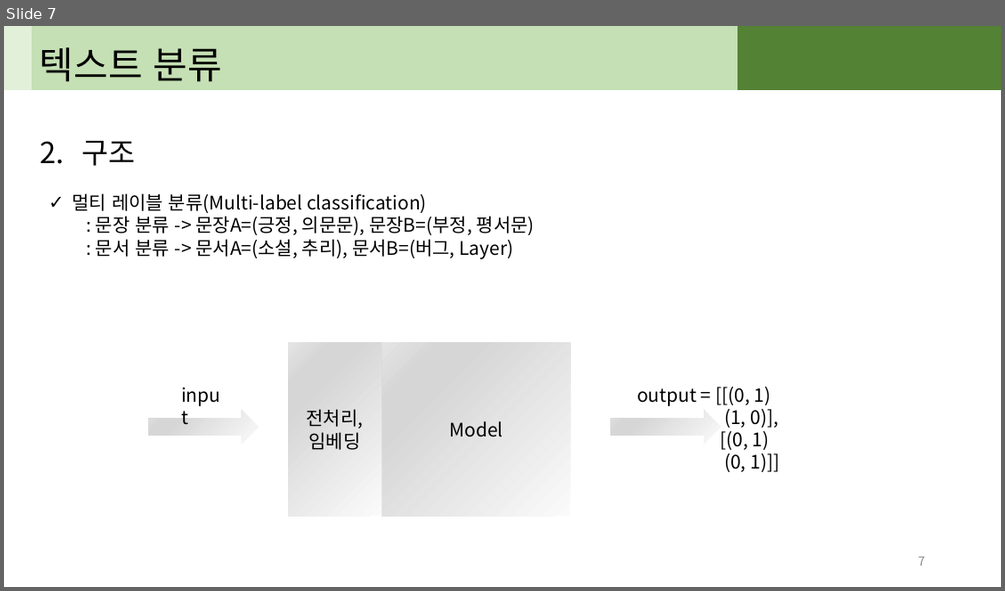
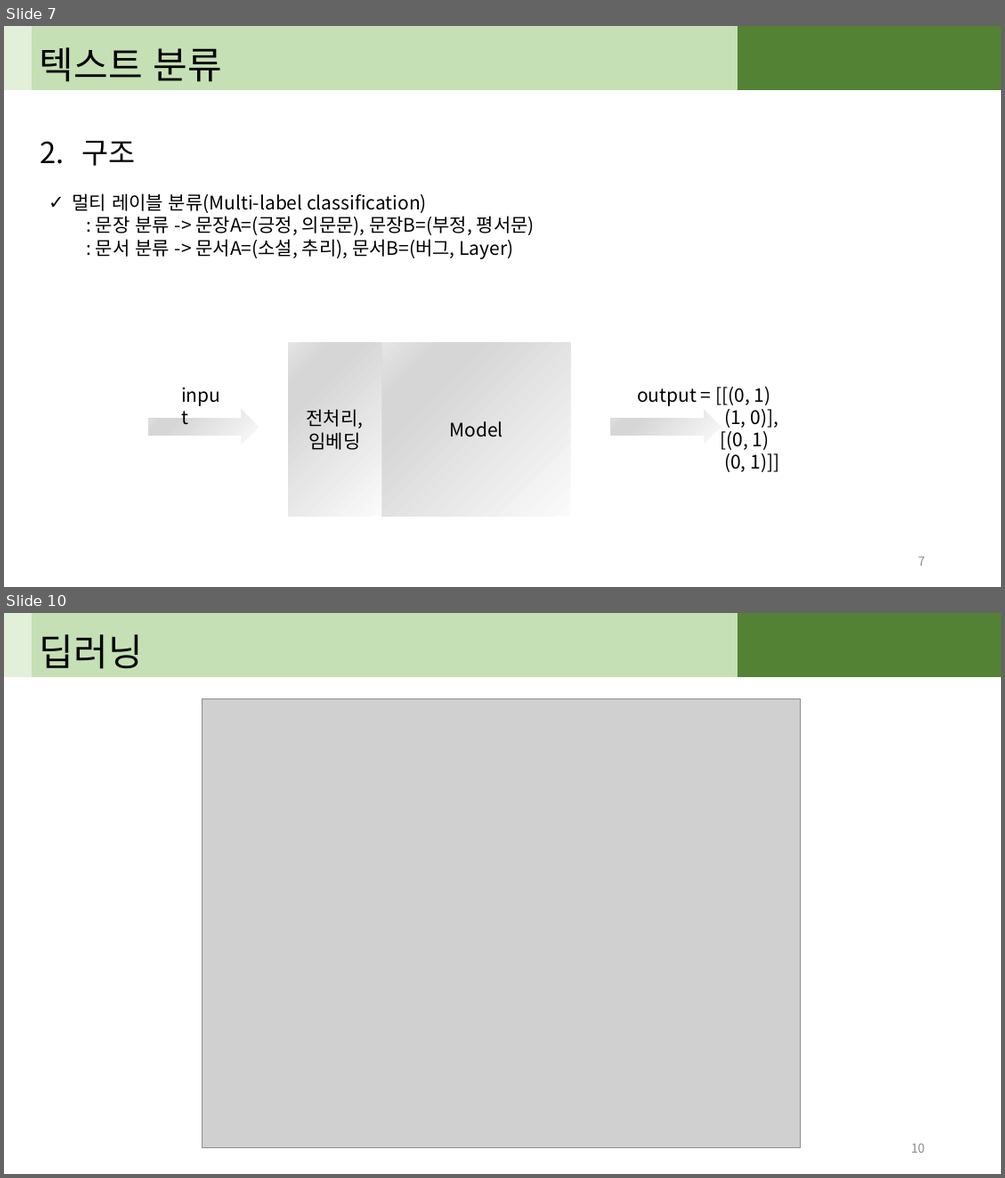
Before and after one commit to john3205/TPDL-20, a slide deck: PPT/06) 4일차-텍스트 분류의 개념 및 구조.pptx. Shown one above the other, each under a label of ours: slide 7 before the commit, slides 7 and 10 after it; the slides between them are not shown. The pictures are 1005x591 and 1005x1178 pixels, drawn with LibreOffice and Linux fonts; fonts in the diff are those of the drawing; grey boxes stand for pictures. Boxes give left, top, right and bottom in pixels: in the first picture for what was removed or moved away, otherwise in the second. Text is boxed around its words. In the diff, an @@ line names an element or a change of style, - is before the commit and + after.

```diff
--- a/PPT/06) 4일차-텍스트 분류의 개념 및 구조.pptx
+++ b/PPT/06) 4일차-텍스트 분류의 개념 및 구조.pptx
@@ slide 10 added at [4, 613, 1001, 1174], background #FFFFFF @@
@@ rectangle added at [4, 613, 32, 676], fill #E2F0D9, outline #E2F0D9 1 pt @@
@@ rectangle added at [32, 613, 738, 676], fill #C5E0B4, outline #C5E0B4 1 pt, 36 pt, text #000000 @@
+딥러닝
@@ rectangle added at [737, 613, 1001, 676], fill #548235, outline #548235 1 pt @@
@@ picture added at [202, 699, 801, 1148] @@
@@ page number added at [911, 1143, 925, 1152], 12 pt, text #8C8C8C @@
+10
```
Also in this commit, not shown: 2 slides changed, 3 other slides added, 6 other files.
